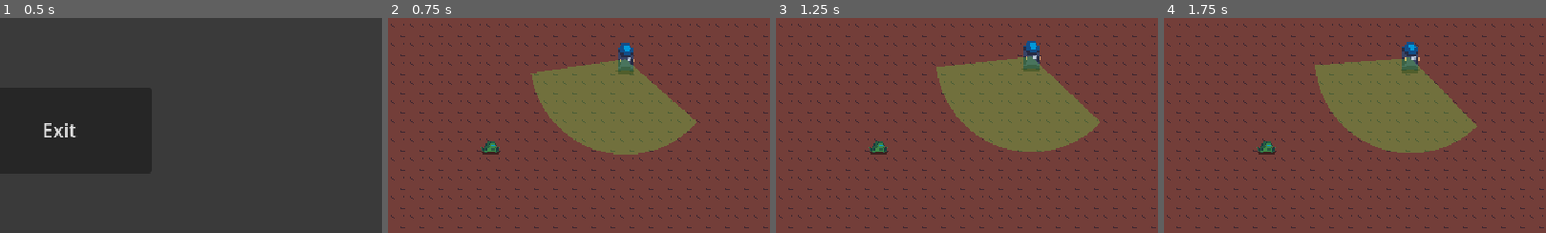
Above: before the commit, frames 1-4 (left to right).
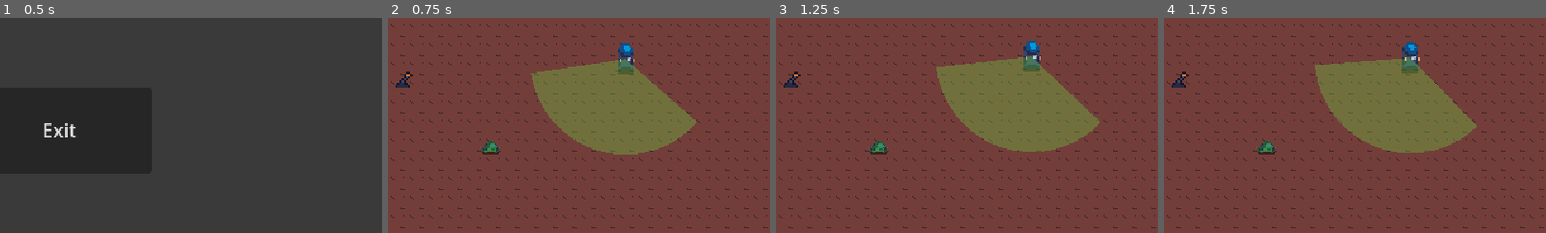
Above: after the commit, the same moments.

Repository: Arssin/ParasiteJam
Game: Godot game, scene res://scenes/main_scene.tscn
Two runs of this game, one before a commit and one after it. Both use one fixed random seed, a clock stepped at 60 frames per second and the inputs below.
Inputs:
- Up to frame 1 (0.5 s): no input
- Up to frame 2 (0.75 s): click "PLAY" at 0.5 s
- Up to frame 3 (1.25 s): no input
- Up to frame 4 (1.75 s): click "PLAY" at 1.25 s
The pictures show only the part of the screen within x 38-88%, y 40-90%; the shares and areas given below are measured in that part.

Frame 1 is identical in both runs. In frame 2, 0.2% of the frame differs, in the area x 2-7%, y 24-33%; in frame 3, 0.2%; in frame 4, 0.2%.

Commit message:
add working lever

Diff:
--- a/levels/Level1.tscn
+++ b/levels/Level1.tscn
@@ -1,10 +1,11 @@
-[gd_scene load_steps=11 format=3 uid="uid://nqkcepm4sjb1"]
+[gd_scene load_steps=12 format=3 uid="uid://nqkcepm4sjb1"]
 
 [ext_resource type="Texture2D" uid="uid://bb4hix8x7d8wo" path="res://assets/MapPrototype.png" id="1_t4ppf"]
 [ext_resource type="PackedScene" uid="uid://ulroyeuyk226" path="res://characters/player.tscn" id="2_qoi3o"]
 [ext_resource type="PackedScene" uid="uid://ovaevhdhmgd4" path="res://characters/marines.tscn" id="3_r1udf"]
 [ext_resource type="PackedScene" uid="uid://clrte50v5ertq" path="res://scenes/laser.tscn" id="4_bee40"]
 [ext_resource type="PackedScene" uid="uid://8h3r6edqj1xt" path="res://scenes/trap.tscn" id="5_hmvky"]
+[ext_resource type="PackedScene" uid="uid://vbwh04xsowr1" path="res://scenes/levers.tscn" id="6_1lphw"]
 
 [sub_resource type="TileSetAtlasSource" id="TileSetAtlasSource_p568i"]
 texture = ExtResource("1_t4ppf")
@@ -176,3 +177,6 @@
 
 [node name="trap2" parent="." instance=ExtResource("5_hmvky")]
 position = Vector2(189, 279)
+
+[node name="levers" parent="." instance=ExtResource("6_1lphw")]
+position = Vector2(252, 188)
--- a/project.godot
+++ b/project.godot
@@ -59,6 +59,11 @@
 "events": [Object(InputEventMouseButton,"resource_local_to_scene":false,"resource_name":"","device":-1,"window_id":0,"a …(258 unchanged characters)…
 ]
 }
+interact={
+"deadzone": 0.5,
+"events": [Object(InputEventKey,"resource_local_to_scene":false,"resource_name":"","device":-1,"window_id":0,"alt_pressed":false,"shift_pressed":false,"ctrl_pressed":false,"meta_pressed":false,"pressed":false,"keycode":0,"physical_keycode":70,"key_label":0,"unicode":102,"echo":false,"script":null)
+]
+}
 
 [layer_names]
 
--- a/scenes/levers.gd
+++ b/scenes/levers.gd
@@ -1,5 +1,7 @@
 extends Node2D
 
+var canInteract = false
+var isSwitched = false
 
 # Called when the node enters the scene tree for the first time.
 func _ready() -> void:
@@ -9,3 +11,24 @@
 # Called every frame. 'delta' is the elapsed time since the previous frame.
 func _process(delta: float) -> void:
 	pass
+
+
+func _on_area_2d_body_entered(body: Node2D) -> void:
+	if body is Player:
+		canInteract = true
+
+
+
+func _on_area_2d_body_exited(body: Node2D) -> void:
+	if body is Player:
+		canInteract = false
+
+
+func _input(_event: InputEvent) -> void:
+	if Input.is_action_just_pressed("interact") && canInteract:
+		if !isSwitched:
+			isSwitched = true
+			$AnimatedSprite2D.play("switch_to_normal")
+		else:
+			isSwitched = false
+			$AnimatedSprite2D.play("switch_back")
--- a/scenes/levers.tscn
+++ b/scenes/levers.tscn
@@ -3,19 +3,25 @@
 [ext_resource type="Script" path="res://scenes/levers.gd" id="1_83y6g"]
 [ext_resource type="Texture2D" uid="uid://bb4hix8x7d8wo" path="res://assets/MapPrototype.png" id="1_agyf2"]
 
+[sub_resource type="AtlasTexture" id="AtlasTexture_1o32w"]
+atlas = ExtResource("1_agyf2")
+region = Rect2(64, 48, 16, 16)
+
 [sub_resource type="AtlasTexture" id="AtlasTexture_pywgs"]
 atlas = ExtResource("1_agyf2")
 region = Rect2(48, 48, 16, 16)
 
-[sub_resource type="AtlasTexture" id="AtlasTexture_1o32w"]
-atlas = ExtResource("1_agyf2")
-region = Rect2(64, 48, 16, 16)
-
 [sub_resource type="SpriteFrames" id="SpriteFrames_hu5u7"]
 animations = [{
-"frames": [],
-"loop": true,
-"name": &"new_animation",
+"frames": [{
+"duration": 1.0,
+"texture": SubResource("AtlasTexture_1o32w")
+}, {
+"duration": 1.0,
+"texture": SubResource("AtlasTexture_pywgs")
+}],
+"loop": false,
+"name": &"switch_back",
 "speed": 5.0
 }, {
 "frames": [{
@@ -33,6 +39,7 @@
 [sub_resource type="CircleShape2D" id="CircleShape2D_rfmac"]
 
 [node name="levers" type="Node2D"]
+scale = Vector2(1.8, 1.8)
 script = ExtResource("1_83y6g")
 
 [node name="AnimatedSprite2D" type="AnimatedSprite2D" parent="."]
@@ -40,7 +47,12 @@
 animation = &"switch_to_normal"
 
 [node name="Area2D" type="Area2D" parent="."]
+collision_layer = 16
+collision_mask = 2
 
 [node name="CollisionShape2D" type="CollisionShape2D" parent="Area2D"]
 position = Vector2(1, 3)
 shape = SubResource("CircleShape2D_rfmac")
+
+[connection signal="body_entered" from="Area2D" to="." method="_on_area_2d_body_entered"]
+[connection signal="body_exited" from="Area2D" to="." method="_on_area_2d_body_exited"]
